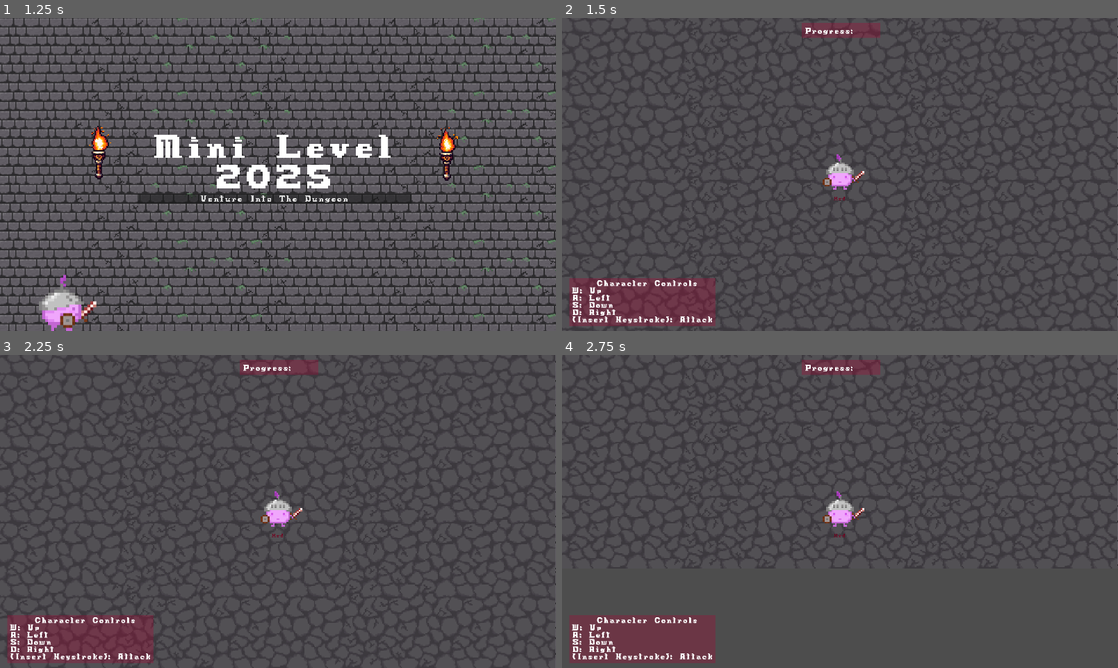
Above: before the commit, frames 1-4 (two rows, left to right).
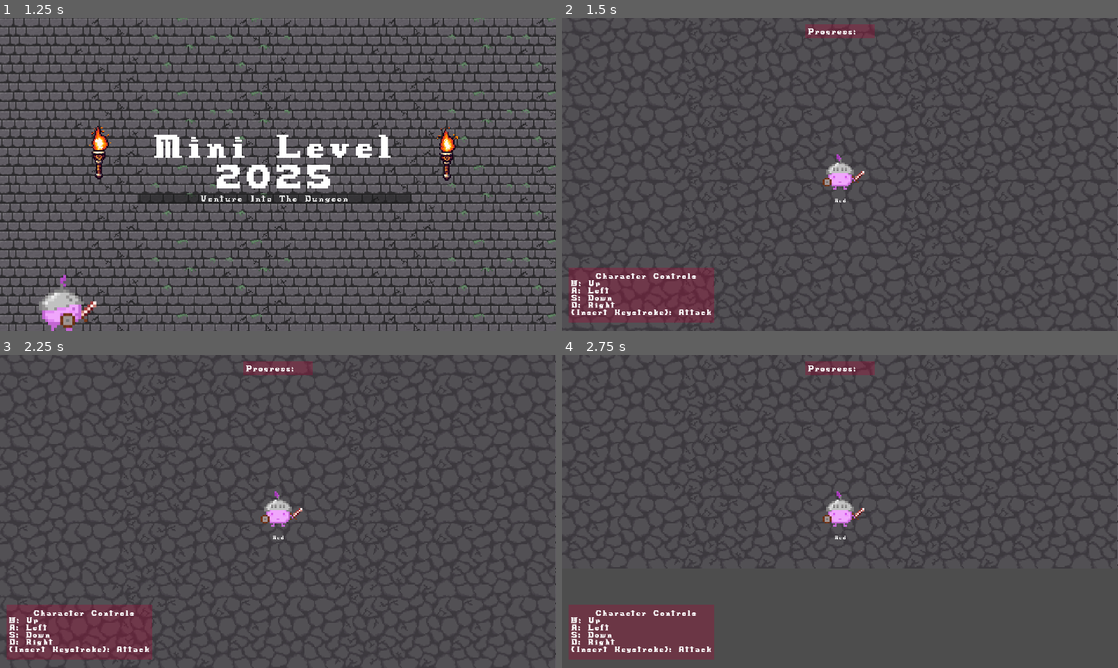
Above: after the commit, the same moments.

Repository: Mystievous/2025-mini-level-1
Game: Godot game, scene res://levels/Main_Menu/Main_Menu.tscn
Same seed, same stepped clock (60 frames per second), same inputs: the game is played once before the commit and once after it.
Inputs:
- Up to frame 1 (1.25 s): hold D (Right) from 0.53 s (still down)
- Up to frame 2 (1.5 s): release D (Right) at 1.25 s; click "Venture Into The Dungeon" at 1.25 s
- Up to frame 3 (2.25 s): tap Enter at 2 s; hold S (Down) from 2.03 s (still down)
- Up to frame 4 (2.75 s): keep holding S (Down)

Frame 1 is identical in both runs. In frame 2, 2.4% of the frame differs, in the area x 1-58%, y 1-99%; in frame 3, 2.4%; in frame 4, 2.4%.

Commit message:
Working Menu and UI Screen

Diff:
--- a/dev_workspaces/bernard/UI_Overlay/Example Level.tscn
+++ b/dev_workspaces/bernard/UI_Overlay/Example Level.tscn
@@ -1,10 +1,10 @@
-[gd_scene load_steps=13 format=3 uid="uid://mibci3wgk2bn"]
+[gd_scene load_steps=11 format=3 uid="uid://mibci3wgk2bn"]
 
 [ext_resource type="Texture2D" uid="uid://hp1fhiai4bpv" path="res://dev_workspaces/bernard/assets/ML1_Floors-Sheet.png" id="1_ilsv3"]
 [ext_resource type="Texture2D" uid="uid://djm5wg47if1t1" path="res://dev_workspaces/bernard/assets/ML1_Walls.png" id="2_rmex0"]
 [ext_resource type="Texture2D" uid="uid://c25ijc04dv3ne" path="res://levels/Main_Menu/Assets/MC_Red.png" id="3_ilsv3"]
 [ext_resource type="Script" uid="uid://cn675hn2ola46" path="res://dev_workspaces/bernard/UI_Overlay/character_body_2d.gd" id="3_rmex0"]
-[ext_resource type="FontFile" uid="uid://jttr5e0x0jj" path="res://levels/Main_Menu/Assets/Righteous.ttf" id="5_p38dd"]
+[ext_resource type="PackedScene" uid="uid://b6k840sl3v567" path="res://levels/UI_Overlay.tscn" id="6_p4vx3"]
 
 [sub_resource type="AtlasTexture" id="AtlasTexture_rmex0"]
 atlas = ExtResource("3_ilsv3")
@@ -41,12 +41,6 @@
 "name": &"walkDown",
 "speed": 3.0
 }]
-
-[sub_resource type="StyleBoxFlat" id="StyleBoxFlat_p4vx3"]
-bg_color = Color(0.7058824, 0, 0.2, 0.29411766)
-
-[sub_resource type="StyleBoxFlat" id="StyleBoxFlat_p38dd"]
-bg_color = Color(0.7058824, 0, 0.2, 0.29411766)
 
 [node name="ExampleLevel" type="Node2D"]
 
@@ -104,70 +98,5 @@
 position = Vector2(259, -258)
 zoom = Vector2(4, 4)
 
-[node name="CanvasLayer" type="CanvasLayer" parent="."]
-
-[node name="Controls" type="RichTextLabel" parent="CanvasLayer"]
-offset_left = 35.0
-offset_top = 904.0
-offset_right = 530.0
-offset_bottom = 1063.0
-theme_override_fonts/normal_font = ExtResource("5_p38dd")
-bbcode_enabled = true
-text = "[font_size=15]    Character Controls
-W: Up
-A: Left
-S: Down
-D: Right
-(Insert Keystroke): Attack
-[/font_size]"
-
-[node name="ControlsBGPanel" type="Panel" parent="CanvasLayer"]
-z_index = -5
-offset_left = 25.0
-offset_top = 897.0
-offset_right = 529.0
-offset_bottom = 1063.0
-theme_override_styles/panel = SubResource("StyleBoxFlat_p4vx3")
-
-[node name="Progress" type="RichTextLabel" parent="CanvasLayer"]
-anchors_preset = 5
-anchor_left = 0.5
-anchor_right = 0.5
-offset_left = -121.0
-offset_top = 33.0
-offset_right = 143.0
-offset_bottom = 73.0
-grow_horizontal = 2
-theme_override_fonts/normal_font = ExtResource("5_p38dd")
-bbcode_enabled = true
-text = "[font_size=15]Progress:[/font_size]"
-
-[node name="ProgressBGPanel" type="Panel" parent="CanvasLayer"]
-z_index = -5
-anchors_preset = 5
-anchor_left = 0.5
-anchor_right = 0.5
-offset_left = -133.0
-offset_top = 17.0
-offset_right = 139.0
-offset_bottom = 69.0
-grow_horizontal = 2
-theme_override_styles/panel = SubResource("StyleBoxFlat_p38dd")
-
-[node name="PlayerColor" type="RichTextLabel" parent="CanvasLayer"]
-anchors_preset = 8
-anchor_left = 0.5
-anchor_top = 0.5
-anchor_right = 0.5
-anchor_bottom = 0.5
-offset_left = -91.0
-offset_top = 74.0
-offset_right = 91.0
-offset_bottom = 95.0
-grow_horizontal = 2
-grow_vertical = 2
-theme_override_colors/default_color = Color(0.4557587, 0, 0.11700445, 1)
-theme_override_colors/font_outline_color = Color(0, 0, 0, 1)
-theme_override_fonts/normal_font = ExtResource("5_p38dd")
-bbcode_enabled = true
-text = "[font_size=10][center]Red[/center][/font_size]"
+[node name="UiOverlay" parent="CharacterBody2D" instance=ExtResource("6_p4vx3")]
+follow_viewport_enabled = false
--- a/dev_workspaces/bernard/UI_Overlay/UI_Overlay.tscn
+++ /dev/null
@@ -1,21 +0,0 @@
-[gd_scene load_steps=2 format=3 uid="uid://b6k840sl3v567"]
-
-[ext_resource type="FontFile" uid="uid://jttr5e0x0jj" path="res://levels/Main_Menu/Assets/Righteous.ttf" id="1_il18o"]
-
-[node name="UiOverlay" type="CanvasLayer"]
-follow_viewport_enabled = true
-
-[node name="RichTextLabel" type="RichTextLabel" parent="."]
-z_index = 10
-offset_top = 871.0
-offset_right = 842.0
-offset_bottom = 1083.0
-theme_override_fonts/normal_font = ExtResource("1_il18o")
-bbcode_enabled = true
-text = "[font_size=20] Character Controls
-W: Up
-A: Left
-S: Down
-D: Right
-(Insert Keystroke): Attack
-[/font_size]"
--- /dev/null
+++ b/levels/UI_Overlay.tscn
@@ -0,0 +1,78 @@
+[gd_scene load_steps=4 format=3 uid="uid://b6k840sl3v567"]
+
+[ext_resource type="FontFile" uid="uid://jttr5e0x0jj" path="res://levels/Main_Menu/Assets/Righteous.ttf" id="1_il18o"]
+
+[sub_resource type="StyleBoxFlat" id="StyleBoxFlat_il18o"]
+bg_color = Color(0.7058824, 0, 0.2, 0.29411766)
+
+[sub_resource type="StyleBoxFlat" id="StyleBoxFlat_ywulq"]
+bg_color = Color(0.7058824, 0, 0.2, 0.29411766)
+
+[node name="UiOverlay" type="CanvasLayer"]
+layer = 100
+follow_viewport_enabled = true
+
+[node name="CharacterColor" type="RichTextLabel" parent="."]
+z_index = 100
+anchors_preset = 8
+anchor_left = 0.5
+anchor_top = 0.5
+anchor_right = 0.5
+anchor_bottom = 0.5
+offset_left = -46.0
+offset_top = 82.0
+offset_right = 49.0
+offset_bottom = 108.0
+grow_horizontal = 2
+grow_vertical = 2
+theme_override_colors/default_color = Color(1, 1, 1, 1)
+theme_override_fonts/normal_font = ExtResource("1_il18o")
+bbcode_enabled = true
+text = "[font_size=10][center]Red[/center]
+[/font_size]"
+
+[node name="ControlsBackground" type="Panel" parent="."]
+z_index = 50
+offset_left = 23.0
+offset_top = 861.0
+offset_right = 526.0
+offset_bottom = 1051.0
+theme_override_styles/panel = SubResource("StyleBoxFlat_il18o")
+
+[node name="ControlsInfo" type="RichTextLabel" parent="."]
+z_index = 100
+offset_left = 31.0
+offset_top = 879.0
+offset_right = 538.0
+offset_bottom = 1039.0
+theme_override_fonts/normal_font = ExtResource("1_il18o")
+bbcode_enabled = true
+text = "[font_size=15]    Character Controls
+W: Up
+A: Left
+S: Down
+D: Right
+(Insert Keystroke): Attack
+[/font_size]"
+
+[node name="ProgressBackground" type="Panel" parent="."]
+z_index = 50
+anchors_preset = 5
+anchor_left = 0.5
+anchor_right = 0.5
+offset_left = -120.0
+offset_top = 22.0
+offset_right = 120.0
+offset_bottom = 70.0
+grow_horizontal = 2
+theme_override_styles/panel = SubResource("StyleBoxFlat_ywulq")
+
+[node name="ProgressLabel" type="RichTextLabel" parent="."]
+z_index = 100
+offset_left = 848.0
+offset_top = 35.0
+offset_right = 1099.0
+offset_bottom = 75.0
+theme_override_fonts/normal_font = ExtResource("1_il18o")
+bbcode_enabled = true
+text = "[font_size=15]Progress:[/font_size]"
